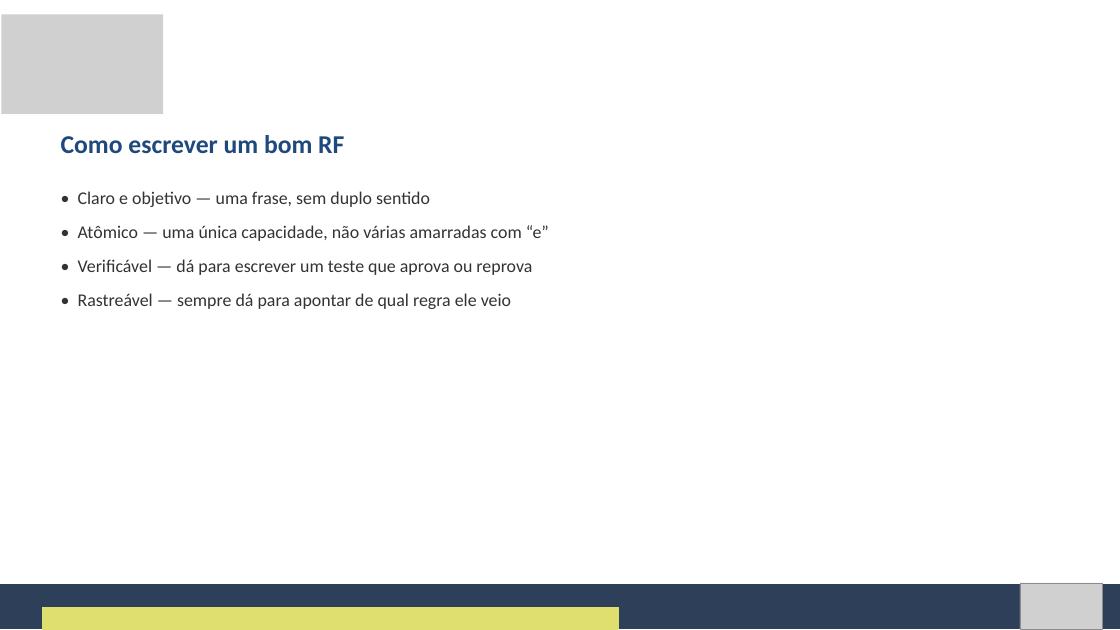
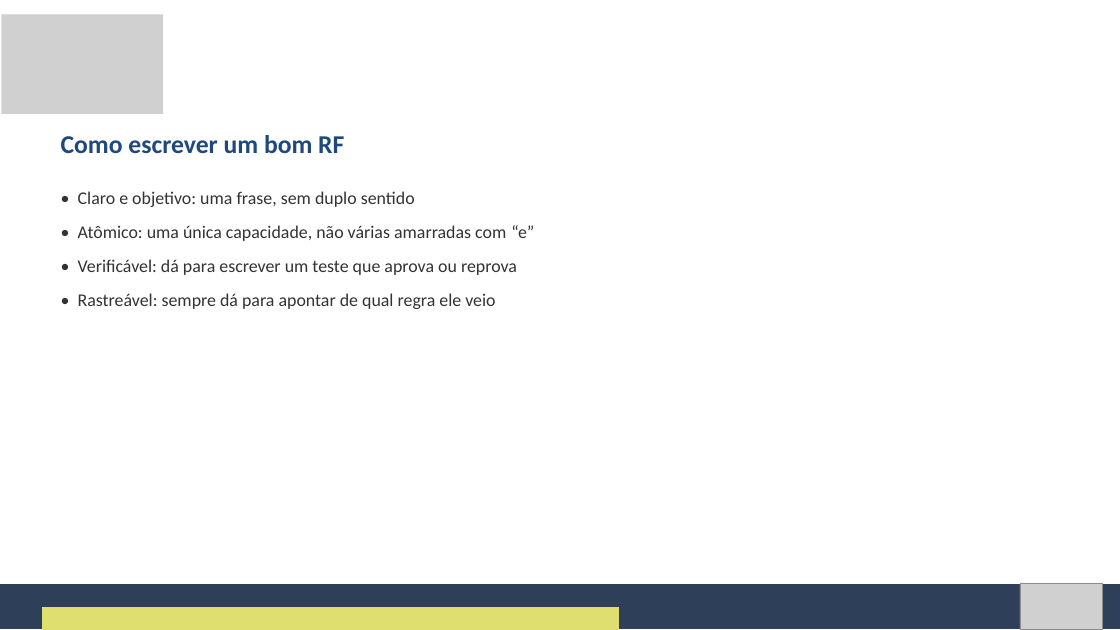
Before and after one commit to Natan20/Curso-Modelagem-De-Sistemas-Material, a slide deck: slide 7 of Aula 02 - 04-09-2026/Aula 2 - Slides.pptx. Drawn at 1120x630 pixels with LibreOffice and Linux fonts; fonts in the diff are those of the drawing; grey boxes stand for pictures. Boxes give left, top, right and bottom in pixels: in the first picture for what was removed or moved away, otherwise in the second. Text is boxed around its words. In the diff, an @@ line names an element or a change of style, - is before the commit and + after.

```diff
--- a/Aula 02 - 04-09-2026/Aula 2 - Slides.pptx
+++ b/Aula 02 - 04-09-2026/Aula 2 - Slides.pptx
@@ text at (78,191,534,309): text changed @@
-• Claro e objetivo — uma frase, sem duplo sentido
-• Atômico — uma única capacidade, não várias amarradas com “e”
-• Verificável — dá para escrever um teste que aprova ou reprova
-• Rastreável — sempre dá para apontar de qual regra ele veio
+• Claro e objetivo: uma frase, sem duplo sentido
+• Atômico: uma única capacidade, não várias amarradas com “e”
+• Verificável: dá para escrever um teste que aprova ou reprova
+• Rastreável: sempre dá para apontar de qual regra ele veio
```
Also in this commit, not shown: 14 other slides changed, 2 other files.
